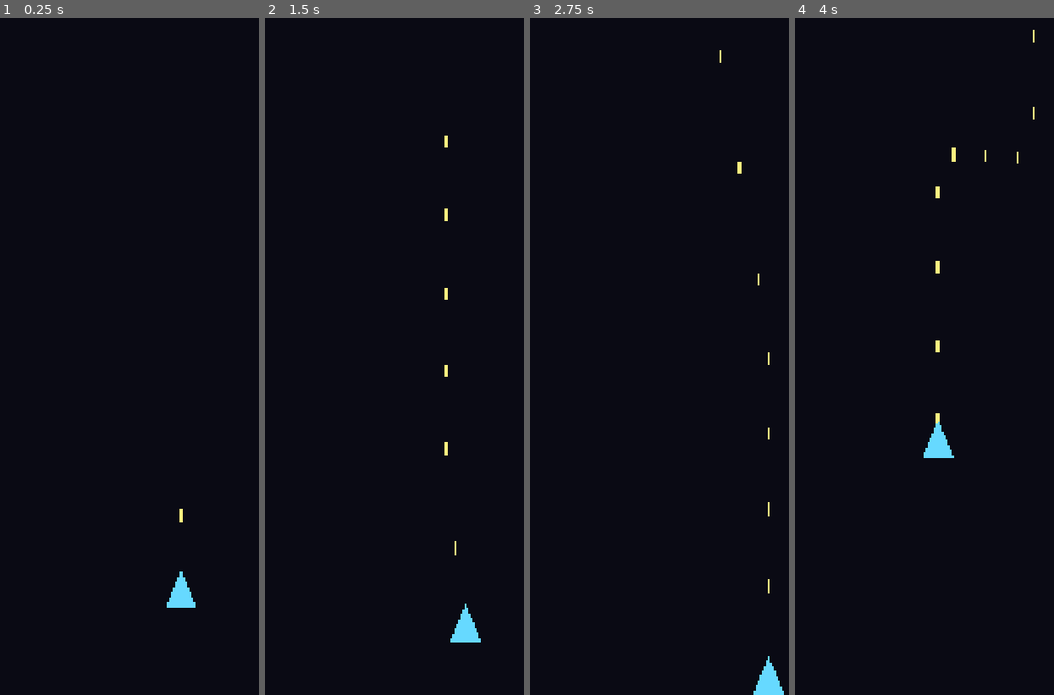
Above: before the commit, frames 1-4 (left to right).
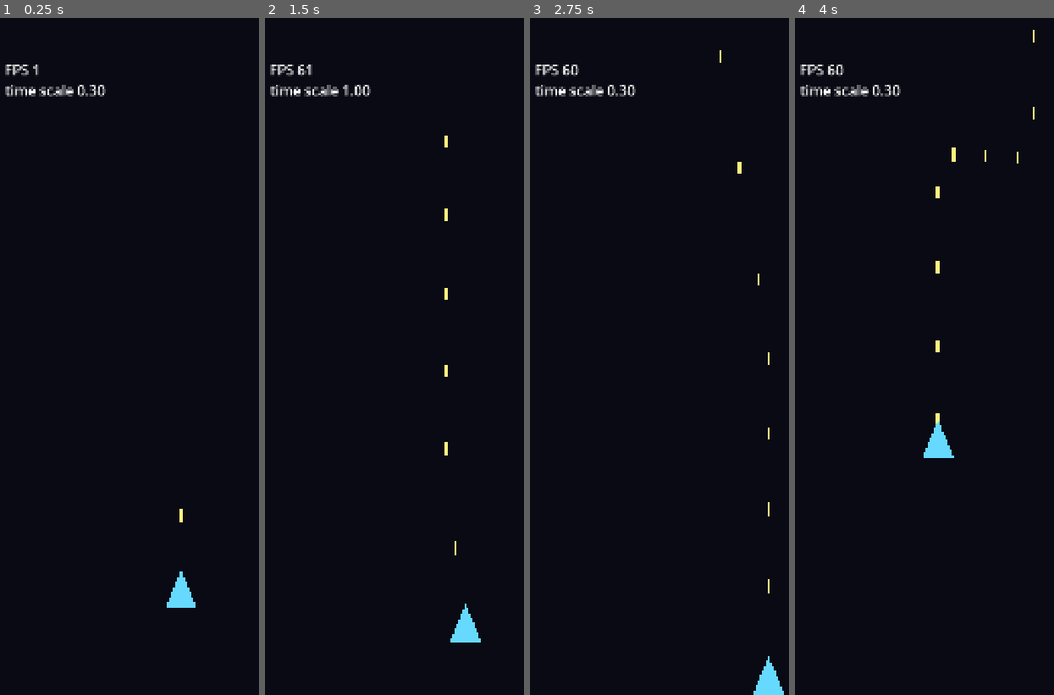
Above: after the commit, the same moments.

Repository: GDPonsoni/Nucleon-Squad-3D
Game: Godot game, scene res://scenes/main.tscn
Two runs of this game, one before a commit and one after it. Both use one fixed random seed, a clock stepped at 60 frames per second and the inputs below.
Inputs (mouse positions are in pixels of both pictures, inside the frame that each line leads up to):
- Up to frame 1 (0.25 s): no input
- Up to frame 2 (1.5 s): tap Enter at 0.5 s; move the mouse to (outside the picture) at 0.52 s; click (outside the picture) at 0.67 s; tap Space at 1.25 s; drag from (371, 390) to (428, 491) at 1.27 s
- Up to frame 3 (2.75 s): tap Enter at 2 s; move the mouse to (750, 207) at 2.02 s; click (750, 207) at 2.17 s
- Up to frame 4 (4 s): drag from (958, 491) to (862, 254) at 2.77 s; tap Space at 3.5 s; move the mouse to (outside the picture) at 3.52 s; click (outside the picture) at 3.67 s

The runs differ from the first frame. In frame 1, 0.5% of the frame differs, in the area x 1-41%, y 6-12%; in frame 2, 0.6%; in frame 3, 0.6%; in frame 4, 0.6%.

Commit message:
feat(ui): adiciona overlay de debug com FPS e time scale
Co-Authored-By: Claude Opus 5.5 <noreply@anthropic.com>

Diff:
--- a/scripts/core/main.gd
+++ b/scripts/core/main.gd
@@ -34,3 +34,8 @@
 	time_controller.name = "TimeController"
 	add_child(time_controller)
 	time_controller.bind_input(touch_input)
+
+	if Params.debug_overlay_enabled and OS.is_debug_build():
+		var overlay := DebugOverlay.new()
+		overlay.name = "DebugOverlay"
+		add_child(overlay)
--- a/scripts/core/params.gd
+++ b/scripts/core/params.gd
@@ -5,6 +5,7 @@
 var background_color: Color = Color(0.04, 0.04, 0.08)
 var debug_overlay_enabled: bool = true
 var debug_font_size: int = 40
+var debug_margin: Vector2 = Vector2(40.0, 120.0)  # abaixo da câmera frontal
 
 # --- Câmera lenta ---
 var slow_time_scale: float = 0.3
--- /dev/null
+++ b/scripts/ui/debug_overlay.gd
@@ -0,0 +1,21 @@
+class_name DebugOverlay
+extends CanvasLayer
+## Mostra FPS e time scale no canto da tela (só em build de debug).
+## Texto técnico de debug: fica fora da tabela de tradução.
+
+var _label: Label
+
+
+func _ready() -> void:
+	layer = 100
+	_label = Label.new()
+	_label.position = Params.debug_margin
+	_label.mouse_filter = Control.MOUSE_FILTER_IGNORE
+	_label.add_theme_font_size_override("font_size", Params.debug_font_size)
+	add_child(_label)
+
+
+func _process(_delta: float) -> void:
+	var text: String = "FPS %d\ntime scale %.2f" % [Engine.get_frames_per_second(), Engine.time_scale]
+	if _label.text != text:
+		_label.text = text
Not shown, added: scripts/ui/debug_overlay.gd.uid
